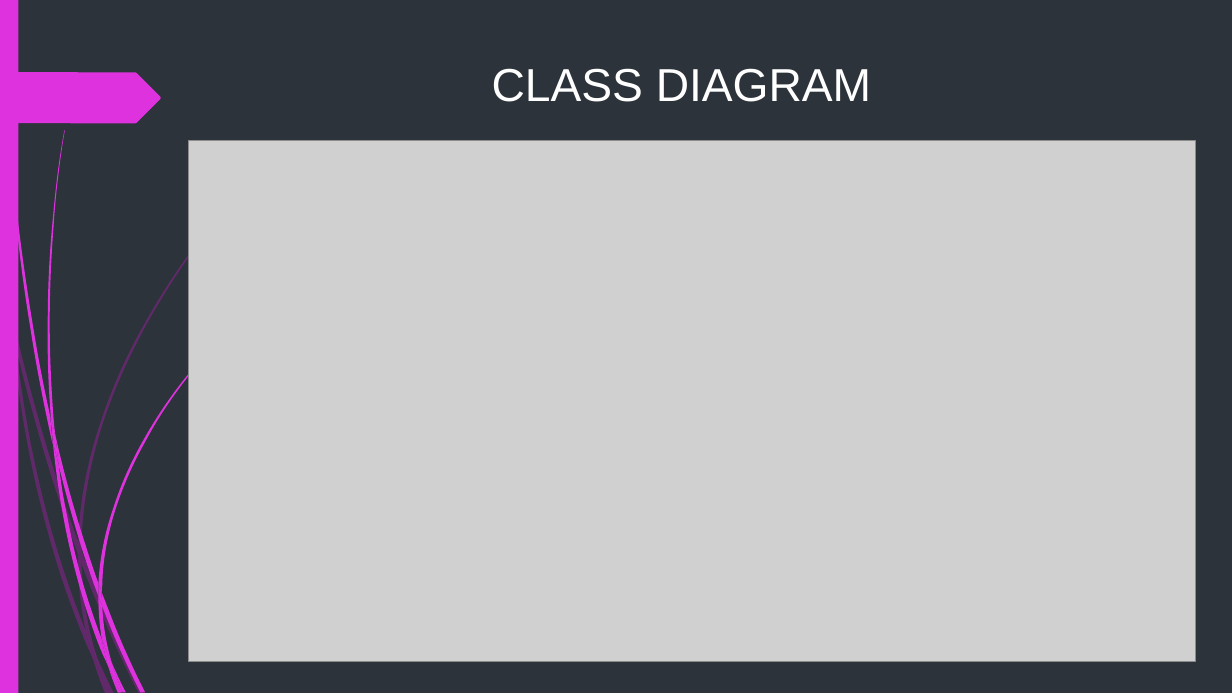
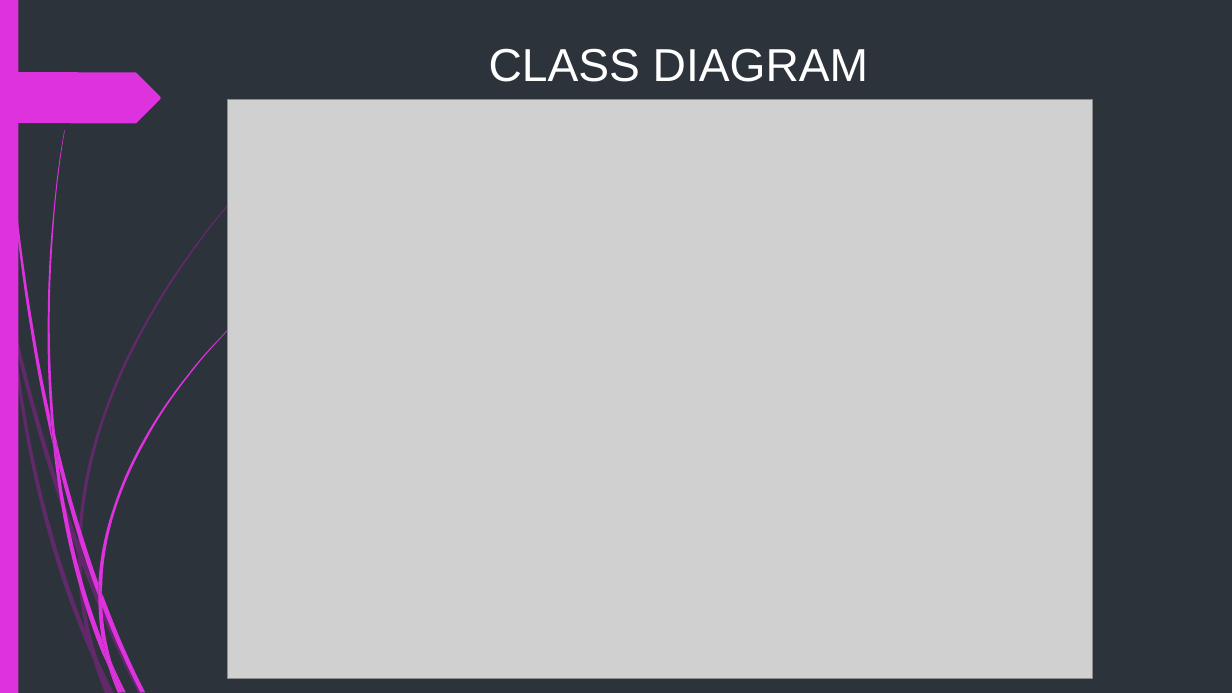
Before and after one commit to himeshnishant1/Image-Steagnography-Using-Python, a slide deck: slide 18 of Project letrature/IMAGE_STEGNOGRAPHY_USING_PYTHON.pptx. Drawn at 1232x693 pixels with LibreOffice and Linux fonts; fonts in the diff are those of the drawing; grey boxes stand for pictures. Boxes give left, top, right and bottom in pixels: in the first picture for what was removed or moved away, otherwise in the second. Text is boxed around its words. In the diff, an @@ line names an element or a change of style, - is before the commit and + after.

```diff
--- a/Project letrature/IMAGE_STEGNOGRAPHY_USING_PYTHON.pptx
+++ b/Project letrature/IMAGE_STEGNOGRAPHY_USING_PYTHON.pptx
@@ title "CLASS DIAGRAM": place and size @@
-title "CLASS DIAGRAM" at [492,68,871,102]
+title "CLASS DIAGRAM" at [489,48,868,82]
@@ picture: place and size @@
-picture at [189,140,1196,662]
+picture at [228,100,1093,678]
```
Also in this commit, not shown: 1 other slide changed, 3 slides added, 1 slide removed, 7 other files.
